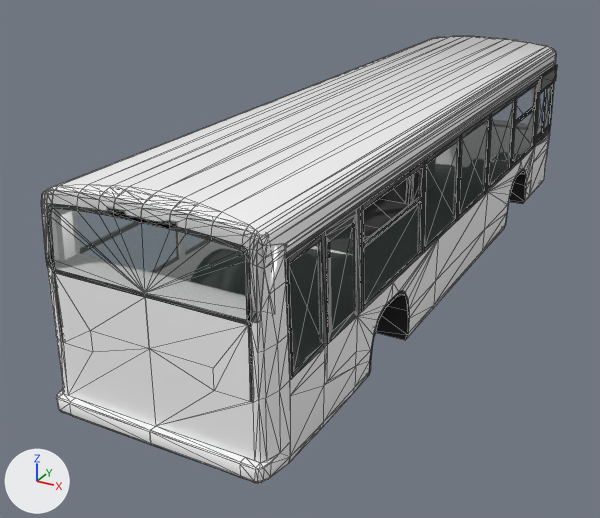
Before and after pictures for a commit that changed the glTF model _out/samples/LV290/Models/LV290N.glb.
Before and after are seen from a 50 mm lens placed at (4.38, -15.47, 5.22), pointed at (-0.75, -6.13, 0.55). Arrows for +X, +Y and +Z are at lower left; the lights stay in place. The older version comes first. Mesh edges are drawn as thin lines on the coarser meshes. Where no turn or scale is listed for an object, it has been applied to the vertices. Vertices at exactly the same position are counted once.

Names of what the first picture shows: 'リアバンパーL', 'リアバンパーR', '側面R-窓-2', '側面R-窓-3', '側面R-窓-4', '側面R-窓-5', '側面R-窓-6', '側面R-車体', '側面R-非常扉', '正面～屋根～背面L', '正面～屋根～背面R', '車内L-床' and 8 more.
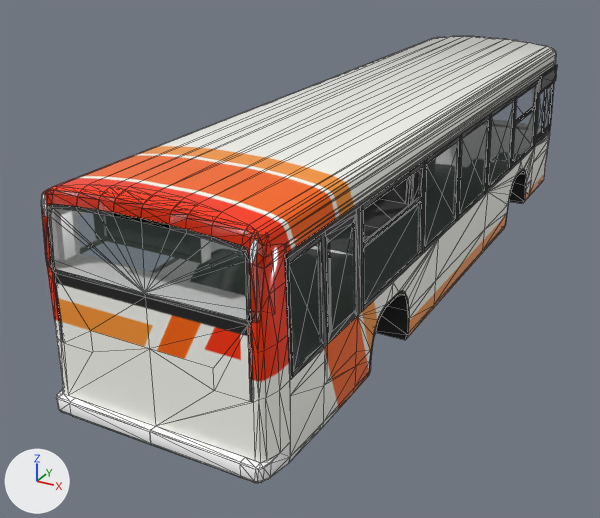
Where the change shows, as pixel boxes [x1, y1, x2, y2] in the pictures (600 x 518 px):
'側面R-非常扉', recoloured, surface changed: [326, 227, 357, 380] in both
part 1 of me_正面_屋根_背面l, recoloured: [52, 272, 61, 326] in both
part 2 of me_正面_屋根_背面l, recoloured: [54, 143, 246, 200] in both
part 3 of me_正面_屋根_背面l, recoloured: [42, 187, 149, 350] in both
part 4 of me_正面_屋根_背面r, recoloured: [248, 178, 357, 385] in both
part 5 of me_正面_屋根_背面r, recoloured: [147, 151, 346, 232] in both
part 6 of me_正面_屋根_背面r, recoloured: [141, 200, 260, 385] in both
part 7 of me_側面r_車体, recoloured: [321, 171, 545, 412] in both
part 8 of me_側面r_車体, edited (looks the same): [285, 79, 540, 380] in both
part 9 of me_側面r_非常扉, recoloured: [327, 317, 357, 380] in both

Patch to the scene script:
```diff
--- a/_out/samples/LV290/Models/LV290N.glb.py
+++ b/_out/samples/LV290/Models/LV290N.glb.py
@@ mat_車体r @@
+mat_車体r = principled_material('車体R')
+mat_車体r.texture = img_paintr1_png
+mat_車体r.roughness = 0.1
@@ mat_車体roof @@
+mat_車体roof = principled_material('車体Roof')
+mat_車体roof.texture = img_paintroof1_png
+mat_車体roof.roughness = 0.1
@@ mat_車体rear @@
+mat_車体rear = principled_material('車体Rear')
+mat_車体rear.texture = img_paintrear1_png
+mat_車体rear.roughness = 0.1
@@ mat_車体l @@
+mat_車体l = principled_material('車体L')
+mat_車体l.texture = img_paintl1_png
+mat_車体l.roughness = 0.1
@@ me_正面_屋根_背面l @@
-me_正面_屋根_背面l.from_pydata(...)  # 198 vertices, 366 faces; spans x -1.24..0.0, y -10.34..-0.05, z 0.6..2.86
+me_正面_屋根_背面l.from_pydata(...)  # 219 vertices, 402 faces; spans x -1.24..0.0, y -10.34..-0.05, z 0.6..2.86
+# me_正面_屋根_背面l part 1: 69 faces spanning x -1.24..-1.07, y -10.34..-0.36, z 0.6..2.76 switch from mat_車体 (white #f9f9f9) to mat_車体l (picture img_paintl1_png)
+# me_正面_屋根_背面l part 2: 26 faces spanning x -1.12..0.0, y -10.23..-0.39, z 2.76..2.86 switch from mat_車体 (white #f9f9f9) to mat_車体roof (picture img_paintroof1_png)
+# me_正面_屋根_背面l part 3: 65 faces spanning x -1.16..0.0, y -10.34..-10.22, z 0.6..2.83 switch from mat_車体 (white #f9f9f9) to mat_車体rear (picture img_paintrear1_png)
+# edits to the shape of me_正面_屋根_背面l do not show in these pictures
 me_正面_屋根_背面l.materials.append(mat_縁取りゴム黒)
@@ me_正面_屋根_背面l @@
 me_正面_屋根_背面l.materials.append(mat_雨樋)
+me_正面_屋根_背面l.materials.append(mat_車体front窓周辺)  # picture img_paintfront2_png
+me_正面_屋根_背面l.materials.append(mat_車体front)  # picture img_paintfront1_png
+me_正面_屋根_背面l.materials.append(mat_車体ブラックアウト)  # dark grey #323232
+me_正面_屋根_背面l.materials.append(mat_行先表示器内部)  # dark grey #383838
@@ me_正面_屋根_背面r @@
-me_正面_屋根_背面r.from_pydata(...)  # 196 vertices, 356 faces; spans x 0.0..1.24, y -10.34..-0.05, z 0.6..2.86
+me_正面_屋根_背面r.from_pydata(...)  # 217 vertices, 392 faces; spans x 0.0..1.24, y -10.34..-0.05, z 0.6..2.86
+# me_正面_屋根_背面r part 4: 69 faces spanning x 1.07..1.24, y -10.34..-0.36, z 0.6..2.76 switch from mat_車体 (white #f9f9f9) to mat_車体l (picture img_paintl1_png)
+# me_正面_屋根_背面r part 5: 26 faces spanning x 0.0..1.12, y -10.23..-0.39, z 2.76..2.86 switch from mat_車体 (white #f9f9f9) to mat_車体roof (picture img_paintroof1_png)
+# me_正面_屋根_背面r part 6: 65 faces spanning x 0.0..1.16, y -10.34..-10.22, z 0.6..2.83 switch from mat_車体 (white #f9f9f9) to mat_車体rear (picture img_paintrear1_png)
+# edits to the shape of me_正面_屋根_背面r do not show in these pictures
 me_正面_屋根_背面r.materials.append(mat_縁取りゴム黒)
@@ me_正面_屋根_背面r @@
 me_正面_屋根_背面r.materials.append(mat_雨樋)
+me_正面_屋根_背面r.materials.append(mat_車体front窓周辺)  # picture img_paintfront2_png
+me_正面_屋根_背面r.materials.append(mat_車体front)  # picture img_paintfront1_png
+me_正面_屋根_背面r.materials.append(mat_車体ブラックアウト)  # dark grey #323232
+me_正面_屋根_背面r.materials.append(mat_行先表示器内部)  # dark grey #383838
@@ me_側面r_車体 @@
 me_側面r_車体.from_pydata(...)  # 160 vertices, 224 faces; spans x 1.18..1.24, y -9.94..-0.36, z 0.25..2.48
+# me_側面r_車体 part 7: 84 faces spanning x 1.22..1.24, y -9.94..-0.36, z 0.25..1.26 switch from mat_車体 (white #f9f9f9) to mat_車体r (picture img_paintr1_png)
+# me_側面r_車体 part 8: 11 faces spanning x 1.2..1.24, y -9.94..-1.42, z 1.26..2.42 switch from mat_車体ブラックアウト (dark grey #313131) to mat_車体r窓周辺 (picture img_paintr2_png)
 me_側面r_車体.materials.append(mat_縁取りゴム黒)
@@ me_側面r_非常扉 @@
 me_側面r_非常扉.from_pydata(...)  # 18 vertices, 28 faces; spans x 1.2..1.24, y -9.2..-8.54, z 0.84..2.37
+# me_側面r_非常扉 part 9: all 2 faces that had it switch from mat_車体 (white #f9f9f9) to mat_車体r (picture img_paintr1_png)
+# me_側面r_非常扉 part 10: texture (UV) coordinates changed
 me_側面r_非常扉.materials.append(mat_窓)
-me_側面r_非常扉.materials.append(mat_車体ブラックアウト)  # dark grey #313131
+me_側面r_非常扉.materials.append(mat_車体r窓周辺)  # picture img_paintr2_png
```
